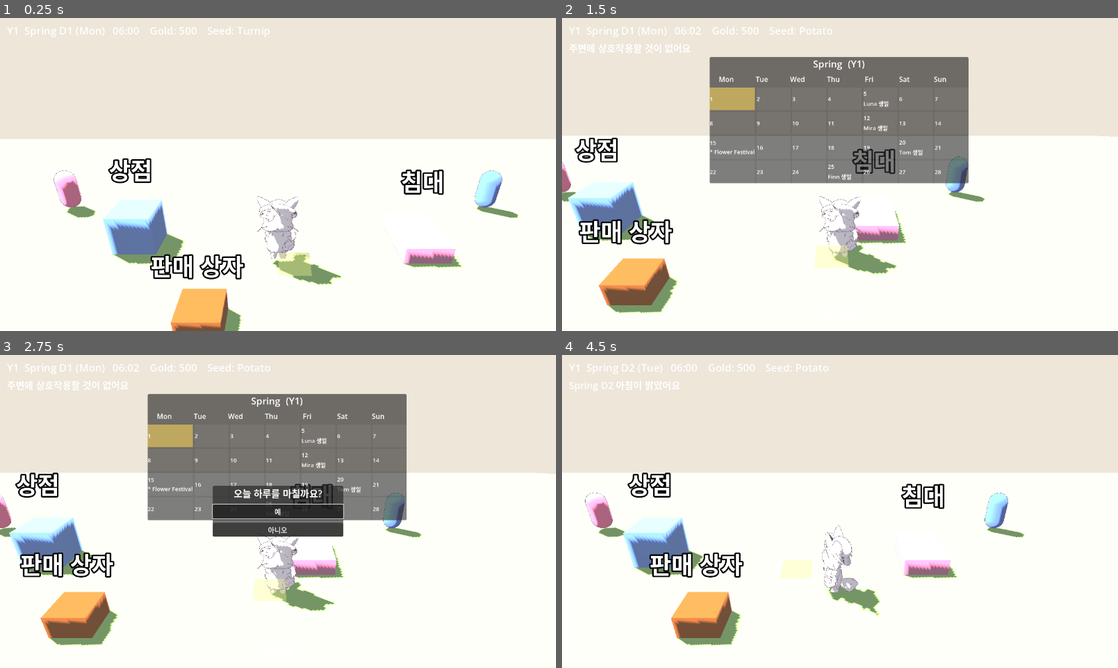
Above: before the commit, frames 1-4 (two rows, left to right).
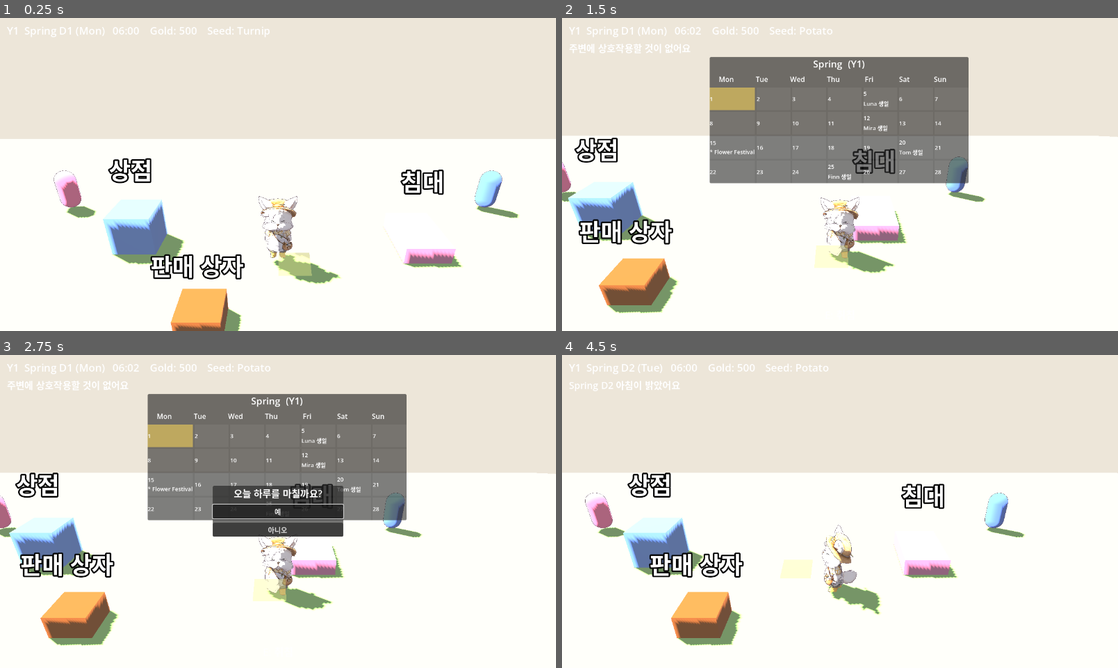
Above: after the commit, the same moments.

Repository: ui2030/cozy_vale
Game: Godot game, scene res://world/world.tscn
Two runs of this game, one before a commit and one after it. Both use one fixed random seed, a clock stepped at 60 frames per second and the inputs below.
Inputs (mouse positions are in pixels of both pictures, inside the frame that each line leads up to):
- Up to frame 1 (0.25 s): no input
- Up to frame 2 (1.5 s): tap Enter at 0.5 s; move the mouse to (962, 158) at 0.52 s; hold D (move_right) 0.53-1.28 s; hold C (calendar) 0.53-1.28 s; click (962, 158) at 0.67 s; tap Space at 0.77 s; move the mouse to (728, 190) at 1.27 s; hold S (move_down) from 1.28 s (still down); tap Q (cycle_seed) at 1.35 s
- Up to frame 3 (2.75 s): tap Space at 1.52 s; move the mouse to (333, 442) at 2.02 s; release S (move_down) at 2.03 s; hold D (move_right) from 2.03 s (still down); hold G (give) from 2.03 s (still down)
- Up to frame 4 (4.5 s): move the mouse to (812, 574) at 2.77 s; release D (move_right) at 2.78 s; release G (give) at 2.78 s; hold W (move_up) 2.78-3.53 s; tap E (interact) at 2.85 s; click (812, 574) at 2.92 s; tap Space at 3.02, 3.77 s; move the mouse to (1006, 558) at 3.52 s; hold F (use_tool) 3.53-4.28 s; hold A (move_left) from 3.53 s (still down); move the mouse to (673, 464) at 4.27 s; tap C (calendar) at 4.35 s

The runs differ from the first frame. In frame 1, 0.7% of the frame differs, in the area x 46-62%, y 56-86%; in frame 2, 0.7%; in frame 3, 0.7%; in frame 4, 0.8%, in the area x 46-58%, y 54-84%.

Commit message:
feat: 캐릭터 걷기·대기 애니메이션
- Blender 절차적 저작: idle(60프레임 호흡·꼬리·귀), walk(16프레임 다리교차·무릎·바운스·꼬리)
- 본 회전만 사용, 루트 이동 없는 제자리 사이클로 코드 이동과 분리
- cat_anim.glb 신규 내보내기(cat.glb 유지), 월드축→본로컬 변환으로 롤 무관 구동
- toon_character.find_anim으로 GLB의 AnimationPlayer 회수
- player: 수평속도로 walk/idle 0.2s 블렌드 전환, walk_speed_scale 노출
- test_core·e2e 회귀 통과, 정면·측면 스크린샷 육안 검수

Co-Authored-By: Claude Fable 5 <noreply@anthropic.com>

Diff:
--- a/common/toon_character.gd
+++ b/common/toon_character.gd
@@ -15,6 +15,16 @@
 	var model := doc.generate_scene(state)
 	apply(model, outline_width)
 	return model
+
+# GLB에 딸려온 AnimationPlayer 찾기 (generate_scene이 루트 밑에 둠). 없으면 null
+static func find_anim(node: Node) -> AnimationPlayer:
+	if node is AnimationPlayer:
+		return node
+	for c in node.get_children():
+		var a := find_anim(c)
+		if a != null:
+			return a
+	return null
 
 static func apply(node: Node, outline_width: float) -> void:
 	if node is MeshInstance3D and node.mesh != null:
--- a/player/player.gd
+++ b/player/player.gd
@@ -18,10 +18,15 @@
 
 @onready var _interact_area: Area3D = $InteractArea
 
-const CAT_GLB := "res://assets/cat.glb"
+const CAT_GLB := "res://assets/cat_anim.glb"  # idle/walk 애니 포함 (cat.glb 교체 아님)
 const ToonChar := preload("res://common/toon_character.gd")  # class_name 대신 preload(헤드리스 안전)
 @export var visual_scale := 2.1
 @export var visual_y := -0.85  # 발바닥을 캡슐 밑면에 맞춤 (스크린샷 보고 튜닝)
+# walk 재생속도 배율. 무슬립 이론값은 ~8.9(치비 다리엔 과속) → 가독 우선 절충값, 스크린샷 튜닝.
+@export var walk_speed_scale := 1.6
+
+var _anim: AnimationPlayer
+var _cur_anim := ""
 
 func _setup_visual() -> void:
 	var cat: Node3D = ToonChar.load_glb(CAT_GLB, 0.004)
@@ -30,8 +35,22 @@
 	$Mesh.visible = false
 	cat.scale = Vector3(visual_scale, visual_scale, visual_scale)
 	cat.position.y = visual_y
-	cat.rotation.y = PI  # cat.glb의 앞=+Z, Godot look_at은 -Z 기준 → 180° 보정 (실측 확정)
+	cat.rotation.y = PI  # 앞=+Z, Godot look_at은 -Z 기준 → 180° 보정 (실측 확정)
 	add_child(cat)
+	_anim = ToonChar.find_anim(cat)
+	if _anim != null:
+		for n in ["idle", "walk"]:
+			if _anim.has_animation(n):
+				_anim.get_animation(n).loop_mode = Animation.LOOP_LINEAR
+		_play_anim("idle")
+
+# walk/idle 전환 (0.2s 블렌드). 같은 클립 재요청은 무시(재시작 방지)
+func _play_anim(clip: String) -> void:
+	if _anim == null or _cur_anim == clip or not _anim.has_animation(clip):
+		return
+	_cur_anim = clip
+	var spd := walk_speed_scale if clip == "walk" else 1.0
+	_anim.play(clip, 0.2, spd)
 
 func _ready() -> void:
 	_farm = get_tree().get_first_node_in_group("farm")
@@ -60,6 +79,8 @@
 
 	if dir.length() > 0.1:
 		_face_dir(dir)
+	# 수평 속도로 walk/idle 전환
+	_play_anim("walk" if Vector2(velocity.x, velocity.z).length() > 0.1 else "idle")
 	_update_highlight()
 
 # 이동/조준 방향으로 몸을 돌림 (_last_dir = 조준 기준, 건드리지 않음)
Binary file added: assets/cat_anim.glb
